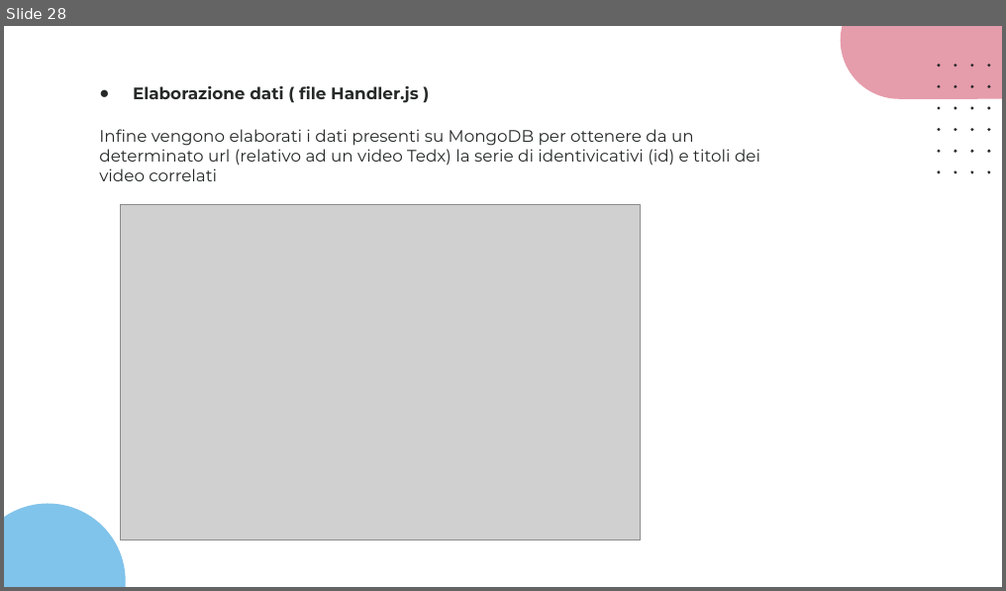
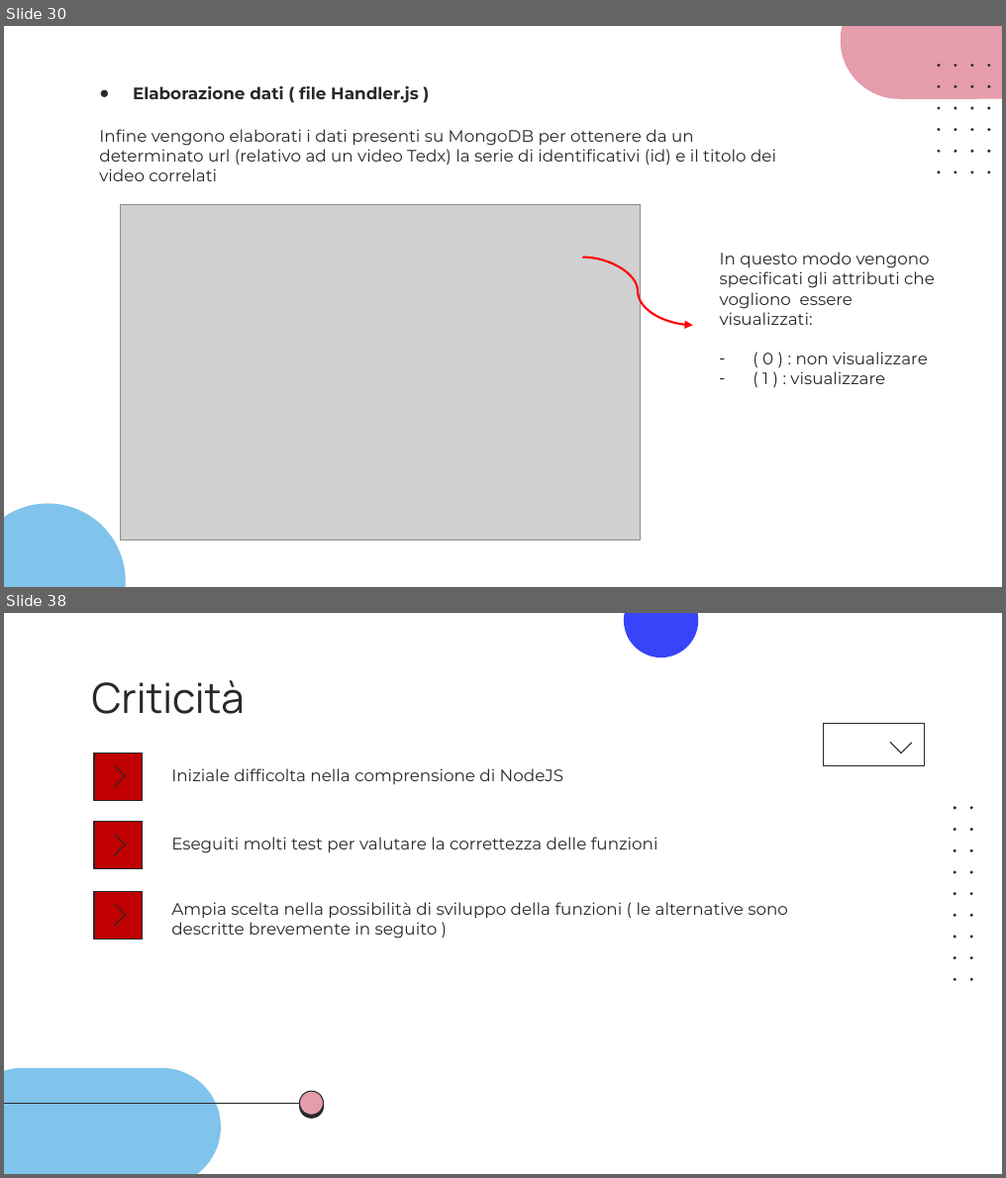
Before and after one commit to giotentori/unibg_cloud_and_mobile, a slide deck: Progetto_TCM/Progetto3.0/CommuniTEDx_3.0.pptx. Shown one above the other, each under a label of ours: slide 28 before the commit, slides 30 and 38 after it; the slides between them are not shown. The pictures are 1006x591 and 1006x1178 pixels, drawn with LibreOffice and Linux fonts; fonts in the diff are those of the drawing; grey boxes stand for pictures. Boxes give left, top, right and bottom in pixels: in the first picture for what was removed or moved away, otherwise in the second. Text is boxed around its words. In the diff, an @@ line names an element or a change of style, - is before the commit and + after.

```diff
--- a/Progetto_TCM/Progetto3.0/CommuniTEDx_3.0.pptx
+++ b/Progetto_TCM/Progetto3.0/CommuniTEDx_3.0.pptx
@@ slide 38 added at [4, 613, 1002, 1174], background #FFFFFF @@
@@ title added at [92, 680, 245, 714], 30 pt, text #262928 @@
+Criticità
@@ rectangle added at [824, 724, 924, 765], outline #262928 0.75 pt @@
@@ rectangle added at [94, 753, 142, 801], fill #C00000, outline #262928 0.75 pt @@
@@ line added from (890, 742) to (901, 753), #262928 0.75 pt @@
@@ line added from (912, 743) to (901, 754), #262928 0.75 pt @@
@@ line added from (114, 787) to (125, 776), #262928 0.75 pt @@
@@ line added from (115, 765) to (126, 776), #262928 0.75 pt @@
@@ text added at [171, 768, 563, 784], 12 pt, text #252928 @@
+Iniziale difficolta nella comprensione di NodeJS
@@ group added at [4, 613, 973, 1174]: 18 freeform shapes, 1 rounded rectangle, 1 ellipse @@
@@ rectangle added at [94, 822, 142, 869], fill #C00000, outline #262928 0.75 pt @@
@@ line added from (114, 856) to (125, 845), #262928 0.75 pt @@
@@ line added from (115, 835) to (126, 846), #262928 0.75 pt @@
@@ text added at [171, 837, 658, 854], 12 pt, text #262928 @@
+Eseguiti molti test per valutare la correttezza delle funzioni
@@ rectangle added at [94, 891, 142, 940], fill #C00000, outline #262928 0.75 pt @@
@@ line added from (115, 904) to (126, 915), #262928 0.75 pt @@
@@ text added at [171, 902, 788, 939], 12 pt, text #262928 @@
+Ampia scelta nella possibilità di sviluppo della funzioni ( le alternative sono descritte brevemente in seguito )
@@ line added from (114, 927) to (125, 915), #262928 0.75 pt @@
@@ line added from (299, 1103) to (4, 1103), #262928 0.75 pt @@
@@ ellipse added at [299, 1091, 324, 1115], fill #E59CAB, outline #262928 0.75 pt @@
@@ what was slide 28 is now slide 30 @@
@@ slide 30 changed as well @@
@@ text at [99, 129, 776, 181]: text changed @@
-Infine vengono elaborati i dati presenti su MongoDB per ottenere da un determinato url (relativo ad un video Tedx) la serie di identivicativi (id) e titoli dei video correlati
+Infine vengono elaborati i dati presenti su MongoDB per ottenere da un determinato url (relativo ad un video Tedx) la serie di identificativi (id) e il titolo dei video correlati
@@ curved arrow added from (583, 258) to (693, 325), #FF0000 1.5 pt @@
@@ text added at [720, 252, 935, 384], 12 pt, text #262928 @@
+In questo modo vengono specificati gli attributi che vogliono essere visualizzati:
+– ( 0 ) : non visualizzare
+– ( 1 ) : visualizzare
```
Also in this commit, not shown: 5 other slides changed, 10 other slides added, 5 other files.
